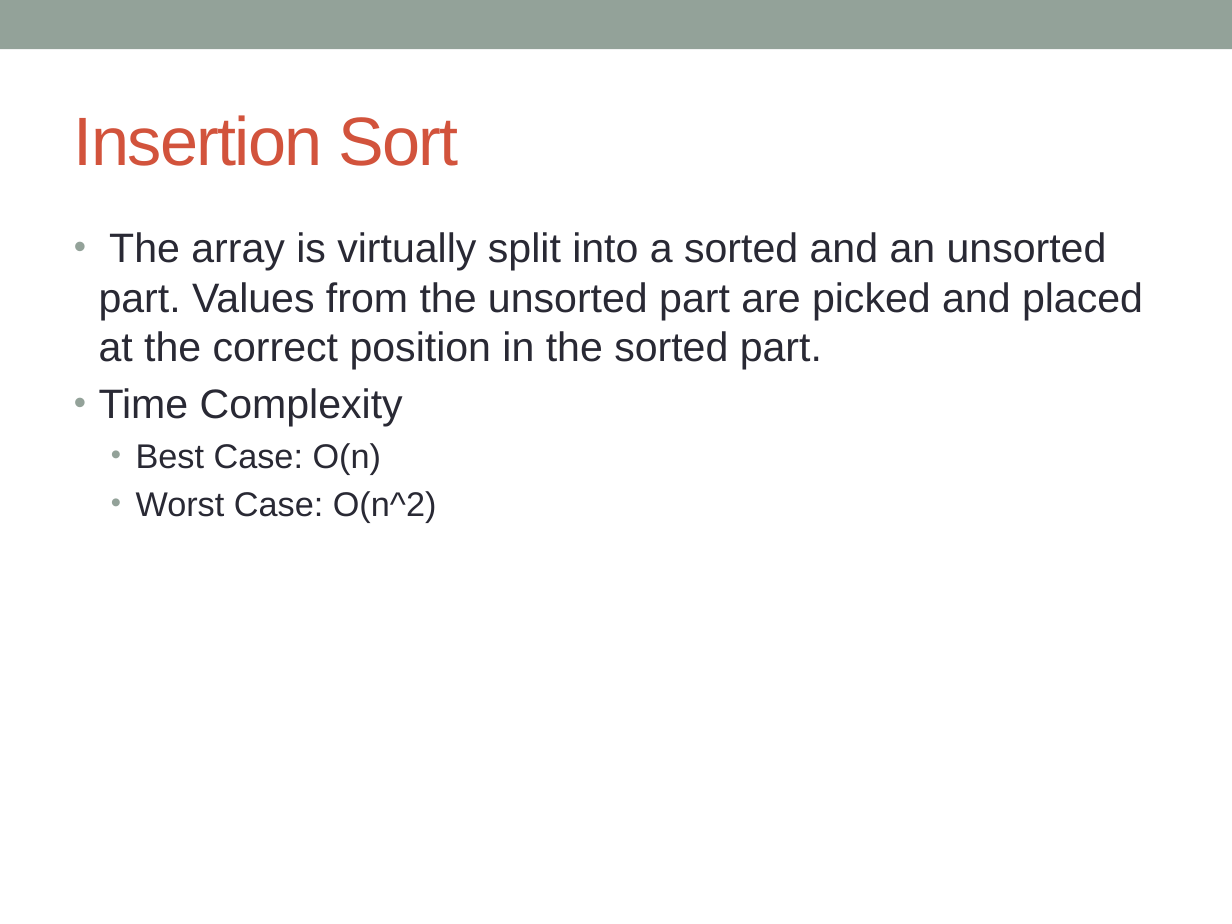
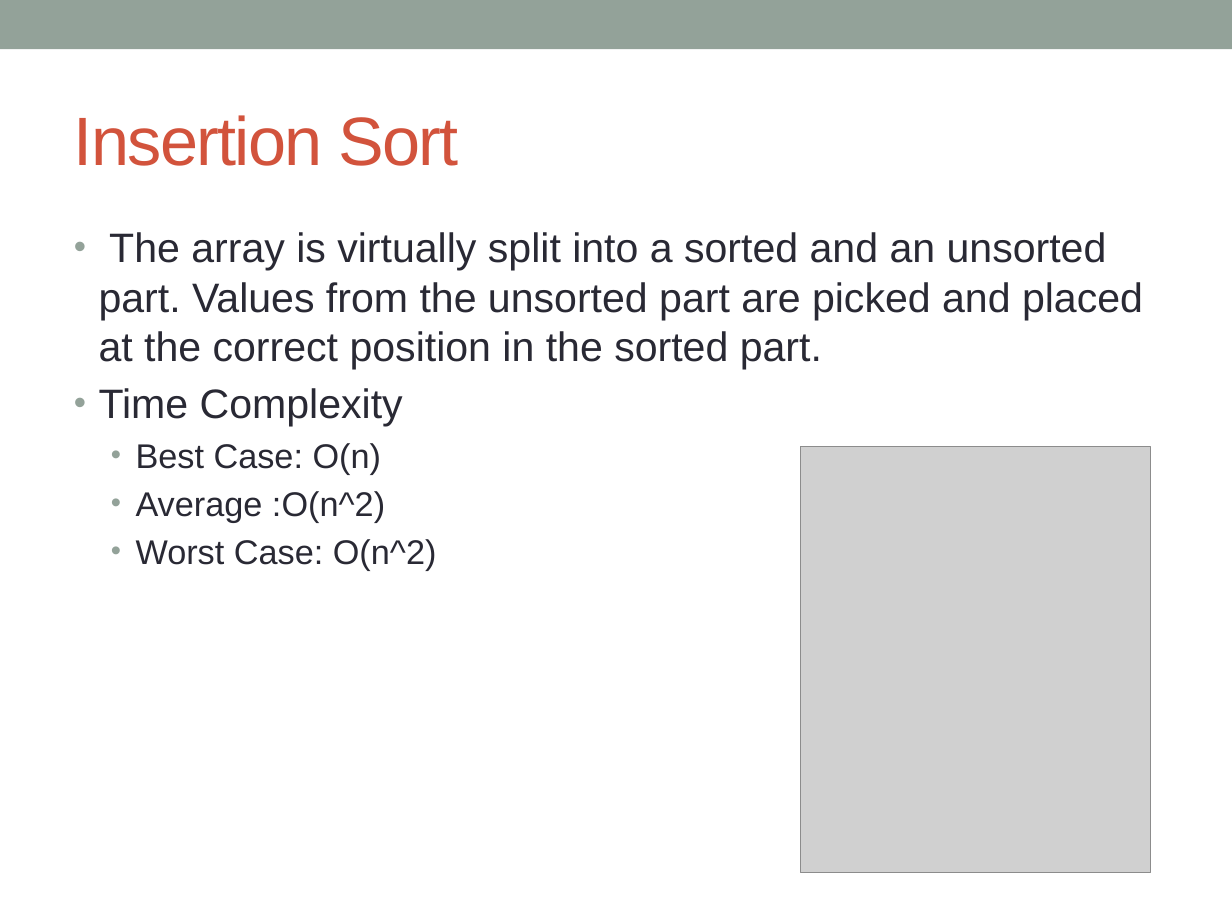
Before and after one commit to ADI13579/Sorting-And-BST-Visualizer, a slide deck: slide 5 of Sorting and Tree.pptx (slide 4 before the commit). Drawn at 1232x924 pixels with LibreOffice and Linux fonts; fonts in the diff are those of the drawing; grey boxes stand for pictures. Boxes give left, top, right and bottom in pixels: in the first picture for what was removed or moved away, otherwise in the second. Text is boxed around its words. In the diff, an @@ line names an element or a change of style, - is before the commit and + after.

```diff
--- a/Sorting and Tree.pptx
+++ b/Sorting and Tree.pptx
@@ picture added at box(801, 446, 1151, 872) @@
@@ text at box(136, 491, 385, 522): paragraph added @@
+  • Average :O(n^2)
```
Also in this commit, not shown: 2 other slides changed, 3 slides added, 7 other files.
